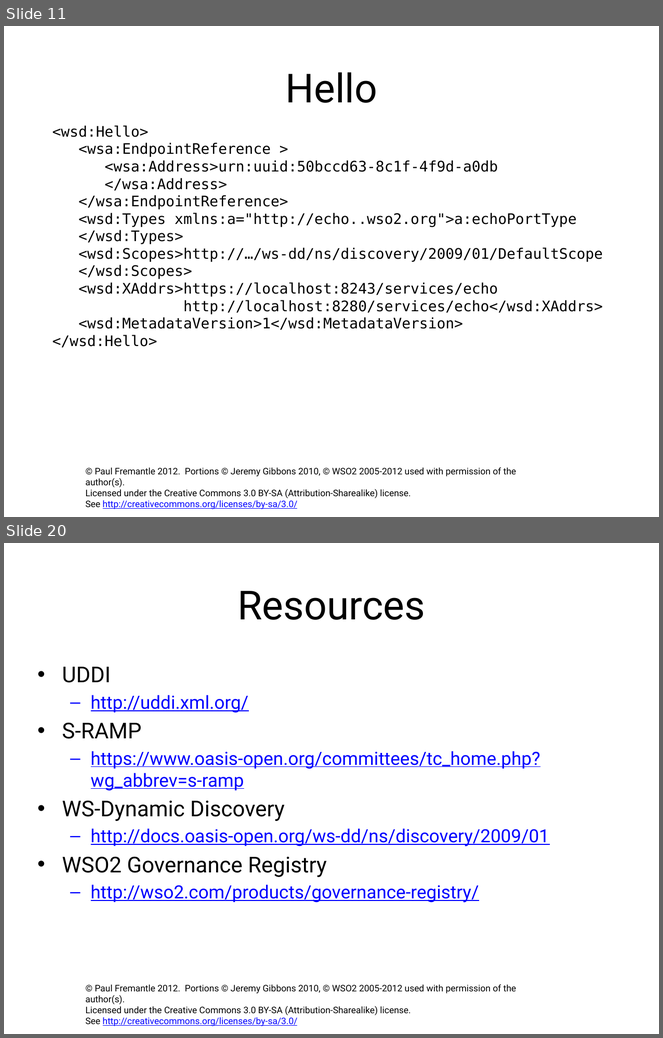
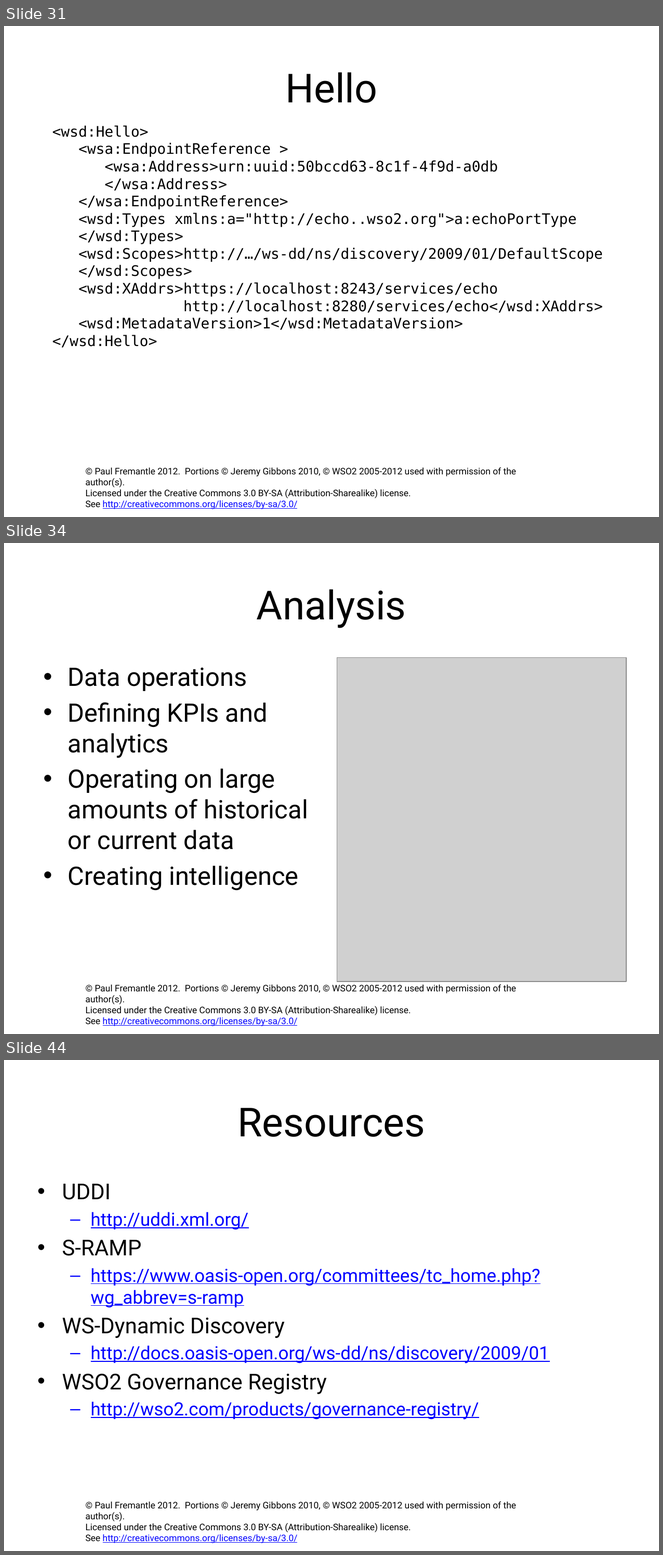
Before and after one commit to pzfreo/ox-soa-old, a slide deck: presentations/14-Governance.pptx. Shown one above the other, each under a label of ours: slides 11 and 20 before the commit, slides 31, 34 and 44 after it; the slides between them are not shown. The pictures are 663x1038 and 663x1555 pixels, drawn with LibreOffice and Linux fonts; fonts in the diff are those of the drawing; grey boxes stand for pictures; background and template pictures are left out. Boxes give left, top, right and bottom in pixels: in the first picture for what was removed or moved away, otherwise in the second. Text is boxed around its words. In the diff, an @@ line names an element or a change of style, - is before the commit and + after.

```diff
--- a/presentations/14-Governance.pptx
+++ b/presentations/14-Governance.pptx
@@ slide 34 added at [4,543,659,1034], background #FFFFFF; not listed: 1 template element that a slide beside it also shows @@
@@ title added at [257,589,406,628], 44 pt, text #000000 @@
+Analysis
@@ text added at [68,667,308,891], 28 pt, text #000000 @@
+• Data operations
+• Defining KPIs and analytics
+• Operating on large amounts of historical or current data
+• Creating intelligence
@@ picture added at [337,657,626,982] @@
@@ what was slide 11 is now slide 31 @@
@@ what was slide 20 is now slide 44 @@
```
Also in this commit, not shown: 2 slides changed, 23 other slides added, 6 other files.
